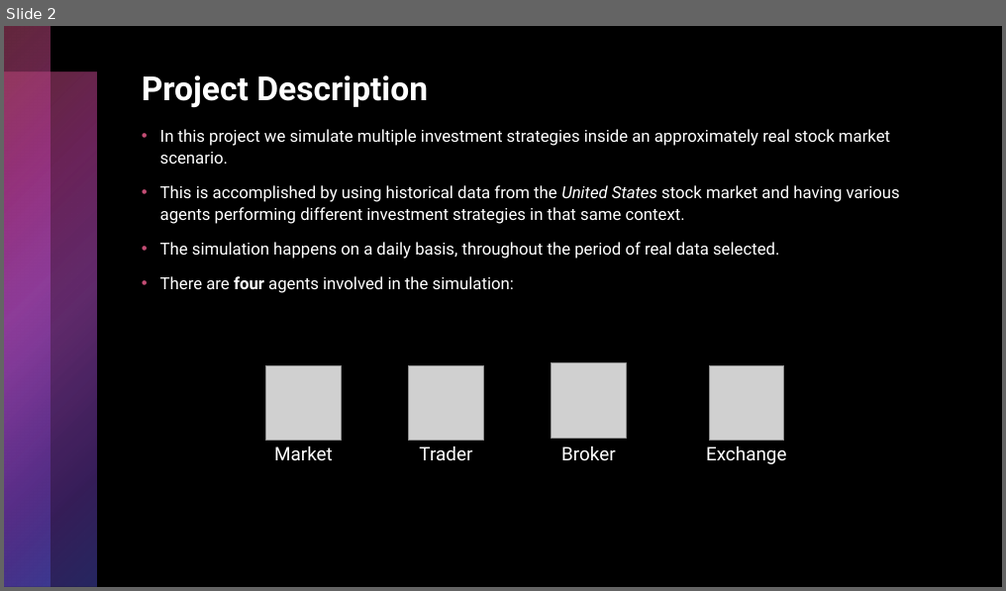
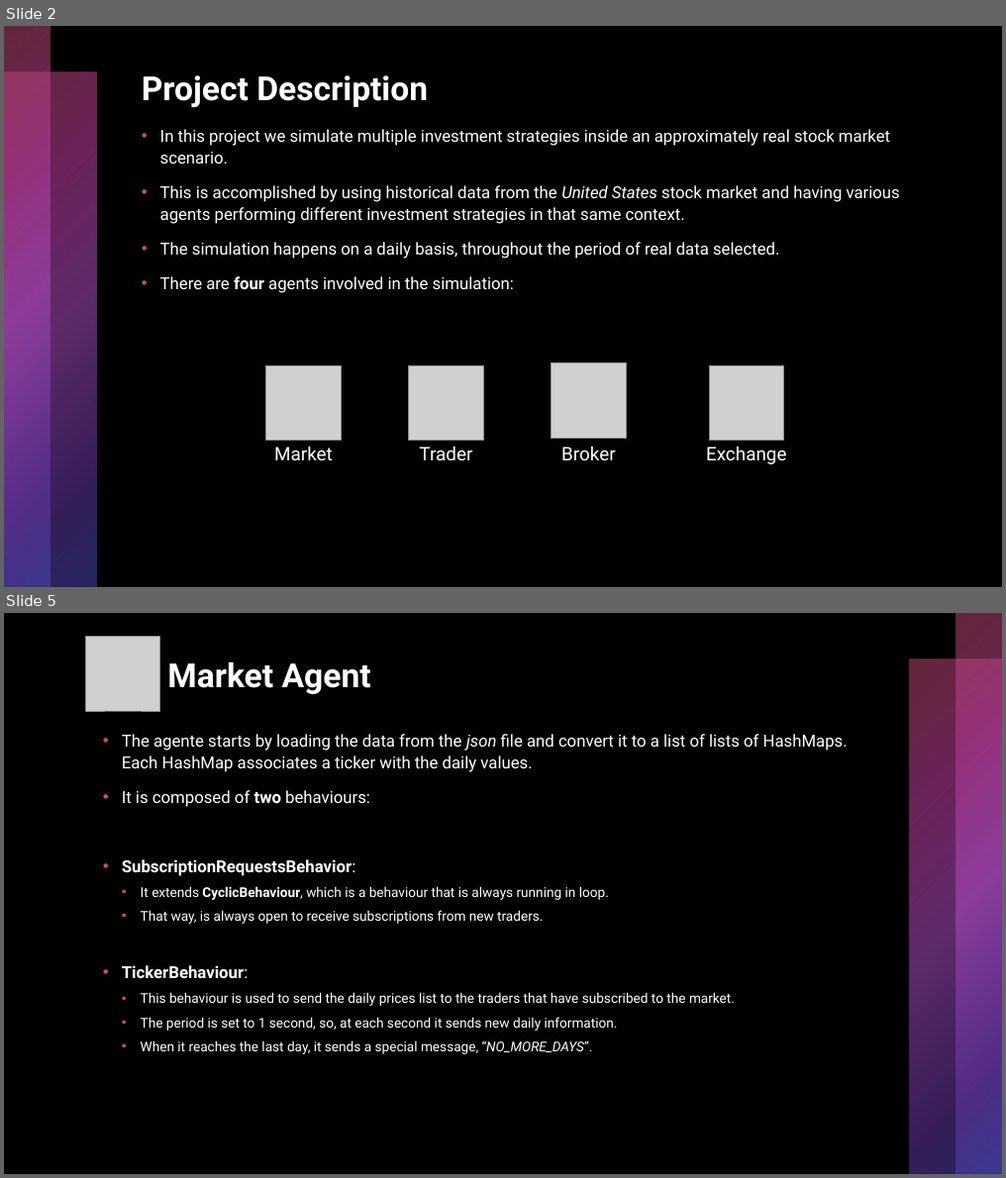
Before and after one commit to sergiodagama/FEUP-ASMA_Investment_Strategies_Simulation_Multi_Agent_System, a slide deck: docs/presentation.pptx. Shown one above the other, each under a label of ours: slide 2 before the commit, slides 2 and 5 after it; the slides between them are not shown. The pictures are 1006x591 and 1006x1178 pixels, drawn with LibreOffice and Linux fonts; fonts in the diff are those of the drawing; grey boxes stand for pictures. Boxes give left, top, right and bottom in pixels: in the first picture for what was removed or moved away, otherwise in the second. Text is boxed around its words. In the diff, an @@ line names an element or a change of style, - is before the commit and + after.

```diff
--- a/docs/presentation.pptx
+++ b/docs/presentation.pptx
@@ slide 5 added at bbox=[4, 613, 1002, 1174], background #000000; not listed: 2 template elements that a slide beside it also shows @@
@@ rectangle added at bbox=[4, 613, 1002, 1174], fill #000000 @@
@@ picture added at bbox=[85, 636, 160, 711] @@
@@ rectangle added at bbox=[956, 613, 1002, 1174], fill gradient #C34D74 to #B13B93 to #B04DC3 to #6D3BB1 to #4D4DC3 @@
@@ title added at bbox=[167, 662, 371, 694], 32 pt, text #FFFFFF, bold @@
+Market Agent
@@ rectangle added at bbox=[909, 660, 1002, 1174], fill gradient #C34D74 to #B13B93 to #B04DC3 to #6D3BB1 to #4D4DC3 @@
@@ text added at bbox=[122, 734, 847, 1055], 13 pt, text #FFFFFF @@
+• The agente starts by loading the data from the json file and convert it to a list of lists of HashMaps. Each HashMap associates a ticker with the daily values.
+• It is composed of two behaviours:
+• SubscriptionRequestsBehavior:
+  • It extends CyclicBehaviour, which is a behaviour that is always running in loop.
+  • That way, is always open to receive subscriptions from new traders.
+• TickerBehaviour:
+  • This behaviour is used to send the daily prices list to the traders that have subscribed to the market.
+  • The period is set to 1 second, so, at each second it sends new daily information.
+  • When it reaches the last day, it sends a special message, “NO_MORE_DAYS”.
```
Also in this commit, not shown: 2 slides changed, 6 other slides added.
